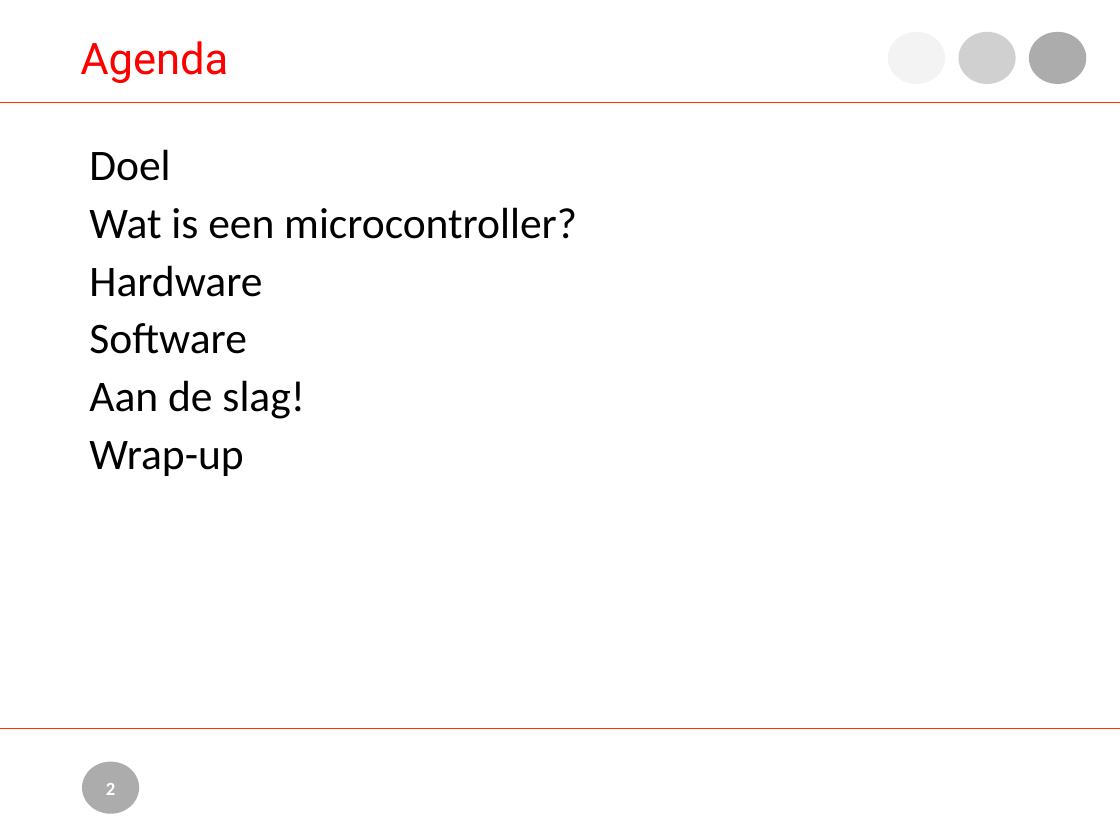
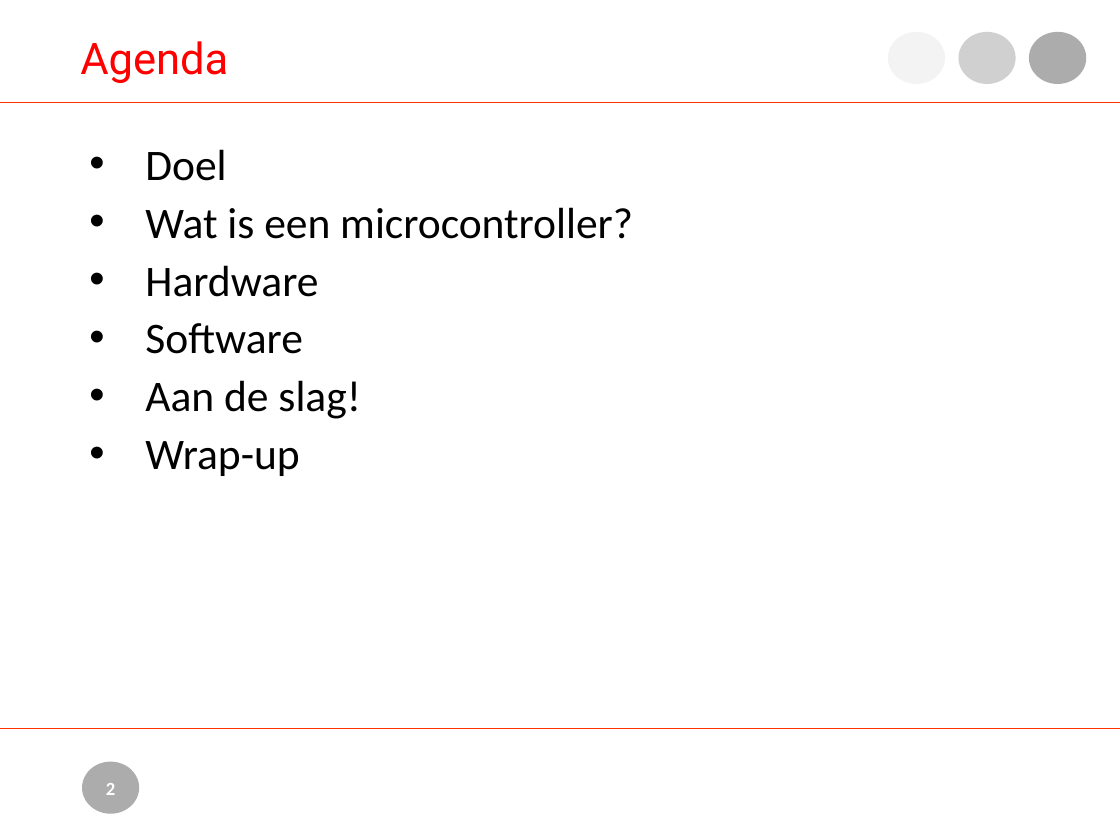
Before and after one commit to nielsmaneschijn/lotlr, a slide deck: slide 2 of doc/IOT for Dummies.pptx. Drawn at 1120x840 pixels with LibreOffice and Linux fonts; fonts in the diff are those of the drawing; background and template pictures are left out. Boxes give left, top, right and bottom in pixels: in the first picture for what was removed or moved away, otherwise in the second. Text is boxed around its words. In the diff, an @@ line names an element or a change of style, - is before the commit and + after.

```diff
--- a/doc/IOT for Dummies.pptx
+++ b/doc/IOT for Dummies.pptx
@@ text "Doel" at (x1=145, y1=149, x2=633, y2=476): bullet none to • @@
```
Also in this commit, not shown: 4 other slides changed, 1 slide added, 4 other files.
